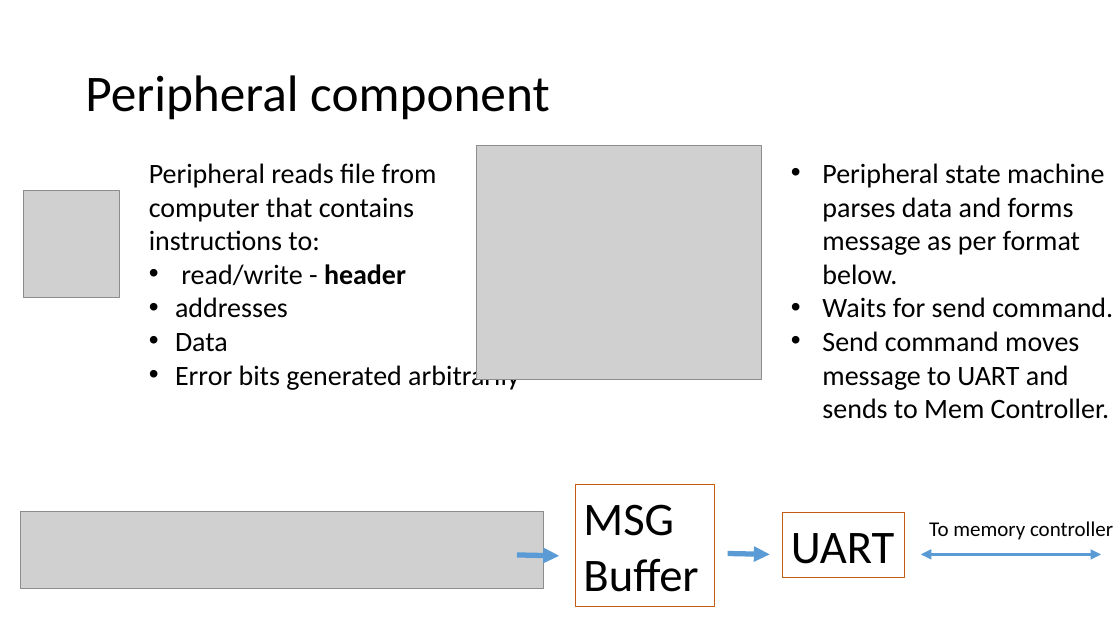
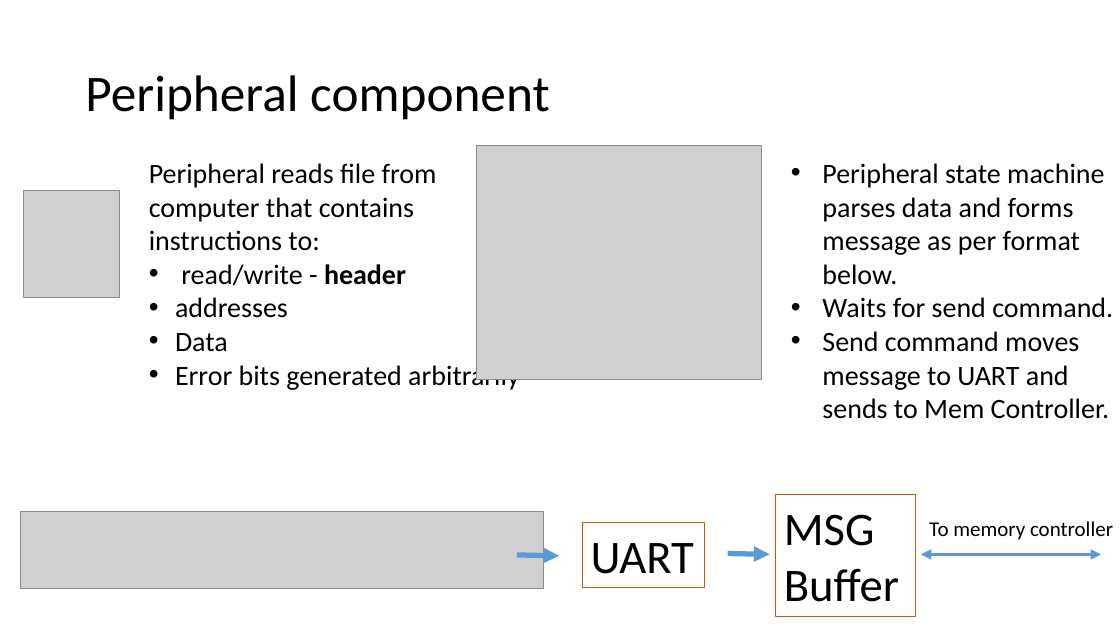
Before and after one commit to md710644/finalarquicompu, a slide deck: slide 20 of Diseno_final_arq.pptx (slide 4 before the commit). Drawn at 1120x630 pixels with LibreOffice and Linux fonts; fonts in the diff are those of the drawing; grey boxes stand for pictures. Boxes give left, top, right and bottom in pixels: in the first picture for what was removed or moved away, otherwise in the second. Text is boxed around its words. In the diff, an @@ line names an element or a change of style, - is before the commit and + after.

```diff
--- a/Diseno_final_arq.pptx
+++ b/Diseno_final_arq.pptx
@@ rectangle "MSG": place and size @@
-rectangle "MSG" at bbox=[576, 485, 715, 607]
+rectangle "MSG" at bbox=[776, 495, 915, 617]
@@ rectangle "UART": place and size @@
-rectangle "UART" at bbox=[783, 513, 905, 577]
+rectangle "UART" at bbox=[582, 523, 704, 587]
```
Also in this commit, not shown: 1 other slide changed, 3 slides added.
